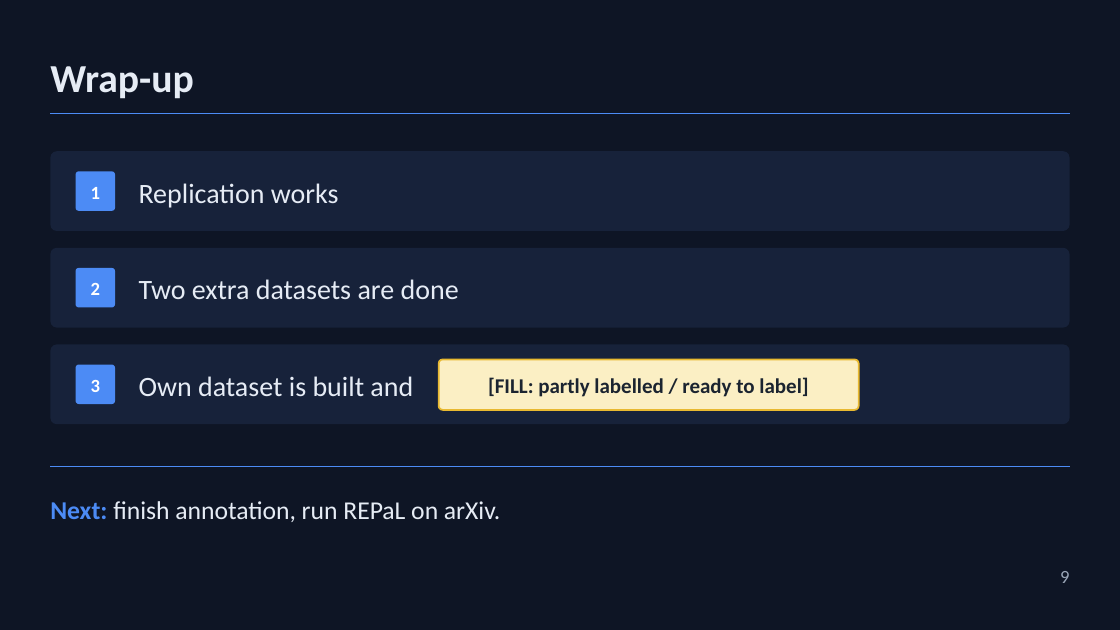
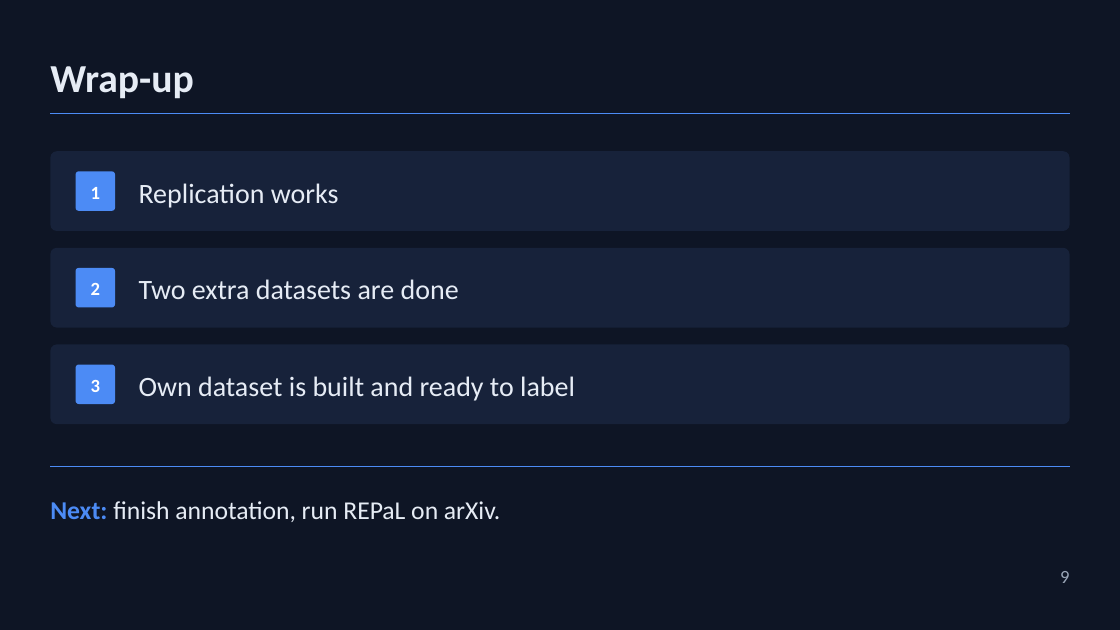
Before and after one commit to ManoharNaidu/REPaL, a slide deck: slide 9 of 2026-10-10-project-update.pptx. Drawn at 1120x630 pixels with LibreOffice and Linux fonts; fonts in the diff are those of the drawing. Boxes give left, top, right and bottom in pixels: in the first picture for what was removed or moved away, otherwise in the second. Text is boxed around its words. In the diff, an @@ line names an element or a change of style, - is before the commit and + after.

```diff
--- a/2026-10-10-project-update.pptx
+++ b/2026-10-10-project-update.pptx
@@ text at box(139, 376, 575, 401): text changed @@
-Own dataset is built and
+Own dataset is built and ready to label
@@ rounded rectangle removed at box(439, 360, 859, 410) @@
-[FILL: partly labelled / ready to label]
```
Also in this commit, not shown: 3 other slides changed, 2 other files.
